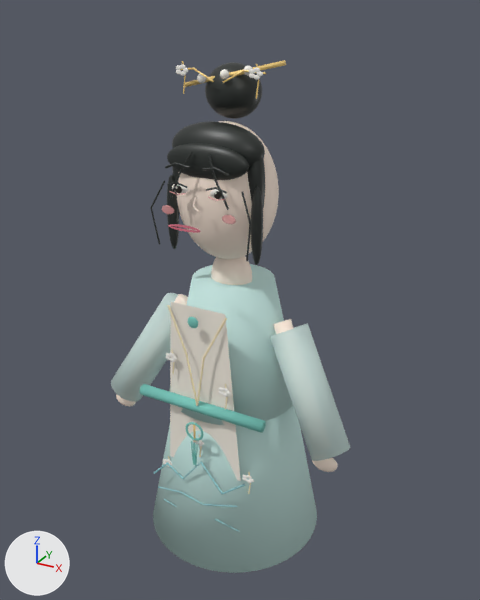
Two versions of the glTF model frontend/public/avatar/models/lingling-realistic.glb, one commit apart.
The view is the same before and after, from a 50 mm camera at (1.84, -3.27, 3.43) aimed at (0.0, 0.06, 1.76). Lighting does not change. The marker at lower left points along +X, +Y and +Z. The picture after the commit comes second. Where no turn or scale is listed for an object, it has been applied to the vertices.

Objects in the first picture: 'Lingling_Hair_Crown', 'Lingling_Hair_Front_Cap', 'Lingling_Head', 'Lingling_Ivory_Inner_Robe', 'Lingling_Jade_Sash', 'Lingling_Left_Arm', 'Lingling_Left_Hand', 'Lingling_Left_Wide_Sleeve', 'Lingling_Long_Hanfu_Skirt', 'Lingling_Neck', 'Lingling_Right_Arm', 'Lingling_Right_Hand', 'Lingling_Right_Side_Lock', 'Lingling_Right_Wide_Sleeve', 'Lingling_Top_Bun', 'Lingling_Upper_Hanfu' and 28 more.
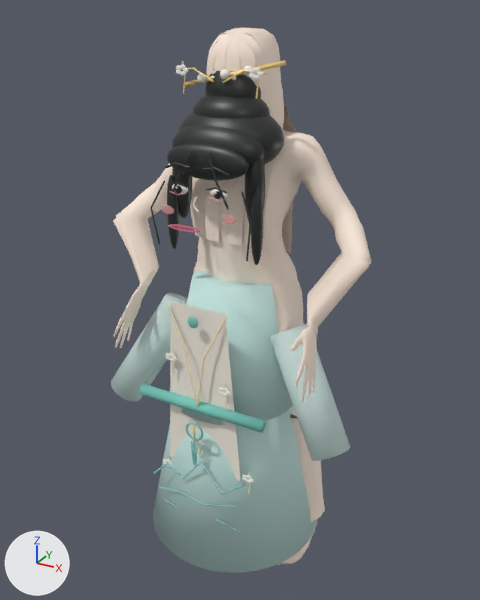
Pixel boxes (x1, y1, x2, y2) of what changed, in the pictures (480 x 600 px):
'Lingling_MPFB_CC0_Base', added (pale yellow)
    after: (113, 27, 372, 565)
'Lingling_Head', deleted (pale yellow)
    before: (177, 121, 279, 259)
'Lingling_Hair_Back_Cap', added
    after: (178, 112, 284, 165)
'Lingling_Hair_Top_Cover', added (black)
    after: (193, 95, 270, 118)
'Lingling_Neck', deleted (pale yellow)
    before: (211, 256, 252, 285)
'Lingling_Right_Hand', deleted
    before: (312, 458, 338, 472)
'Lingling_Right_Arm', deleted
    before: (273, 319, 294, 334)
'Lingling_Left_Arm', deleted
    before: (174, 294, 188, 305)
'Lingling_Left_Hand', deleted
    before: (116, 394, 136, 406)

What the commit changed:
Mesh me_sphere_005_1 is new.
It is a UV sphere (48 segments, 16 rings, poles along z) spanning x -0.22..0.22, y -0.17..0.17, z -0.12..0.12.
It uses material mat_black_satin_hair (black #272c29).
Mesh me_sphere_004_1 is new.
It has 1474 vertices, 2944 faces and spans x -0.31..0.31, y -0.22..0.22, z -0.18..0.18.
It uses material mat_black_satin_hair (black #272c29).
Mesh me_base is new.
It has 19158 vertices, 36972 faces and spans x -0.85..0.85, y -0.43..0.44, z -0.06..3.34.
It uses material mat_warm_porcelain_skin (pale yellow #ffecdd).
Object 'Lingling_Left_Arm' (ob_lingling_left_arm) is deleted.
Object 'Lingling_Right_Arm' (ob_lingling_right_arm) is deleted.
Object 'Lingling_Left_Hand' (ob_lingling_left_hand) is deleted.
Object 'Lingling_Right_Hand' (ob_lingling_right_hand) is deleted.
Object 'Lingling_Neck' (ob_lingling_neck) is deleted.
Object 'Lingling_Head' (ob_lingling_head) is deleted.
Object 'Lingling_Hair_Top_Cover' (ob_lingling_hair_top_cover) is new; it shows me_sphere_005_1.
Its location is (0.0, -0.03, 2.91).
Object 'Lingling_Hair_Back_Cap' (ob_lingling_hair_back_cap) is new; it shows me_sphere_004_1.
Its location is (0.0, -0.04, 2.78).
Object 'Lingling_MPFB_CC0_Base' (ob_lingling_mpfb_cc0_base) is new; it shows me_base.
Its location is (0.0, 0.0, 0.0).
